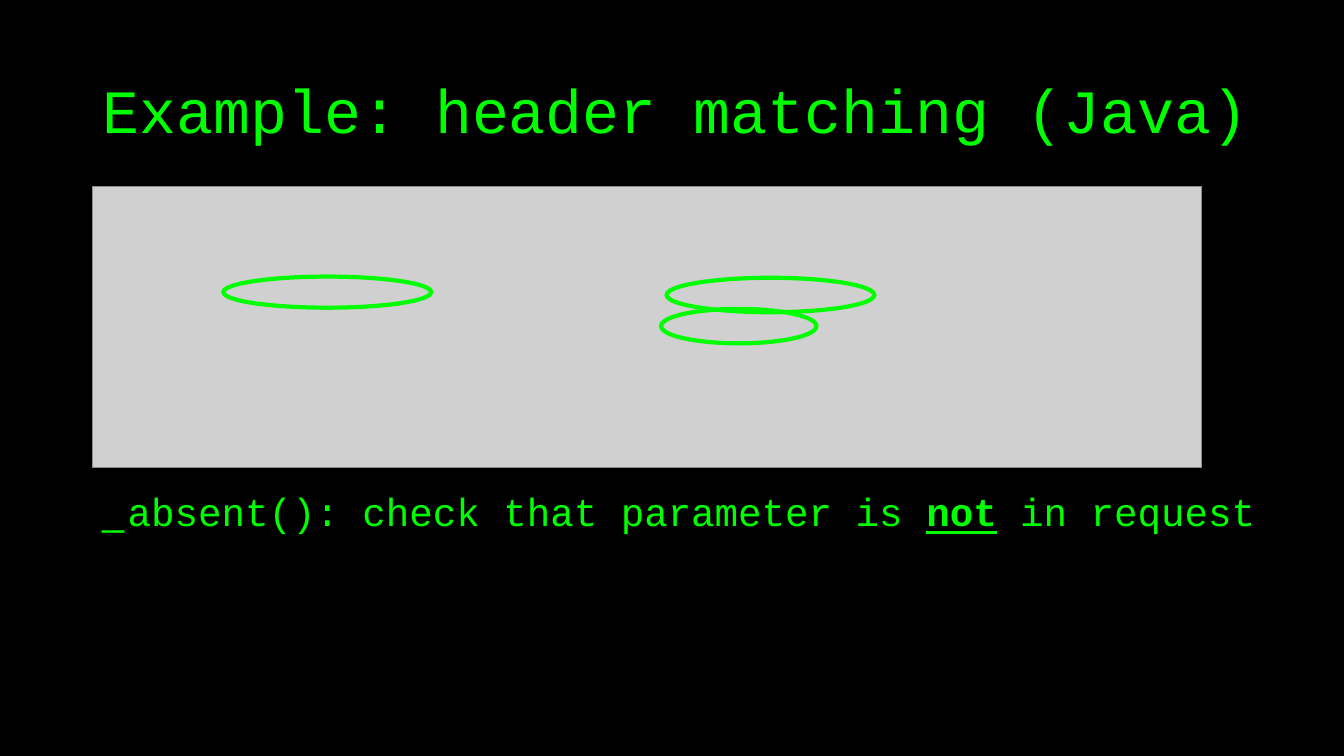
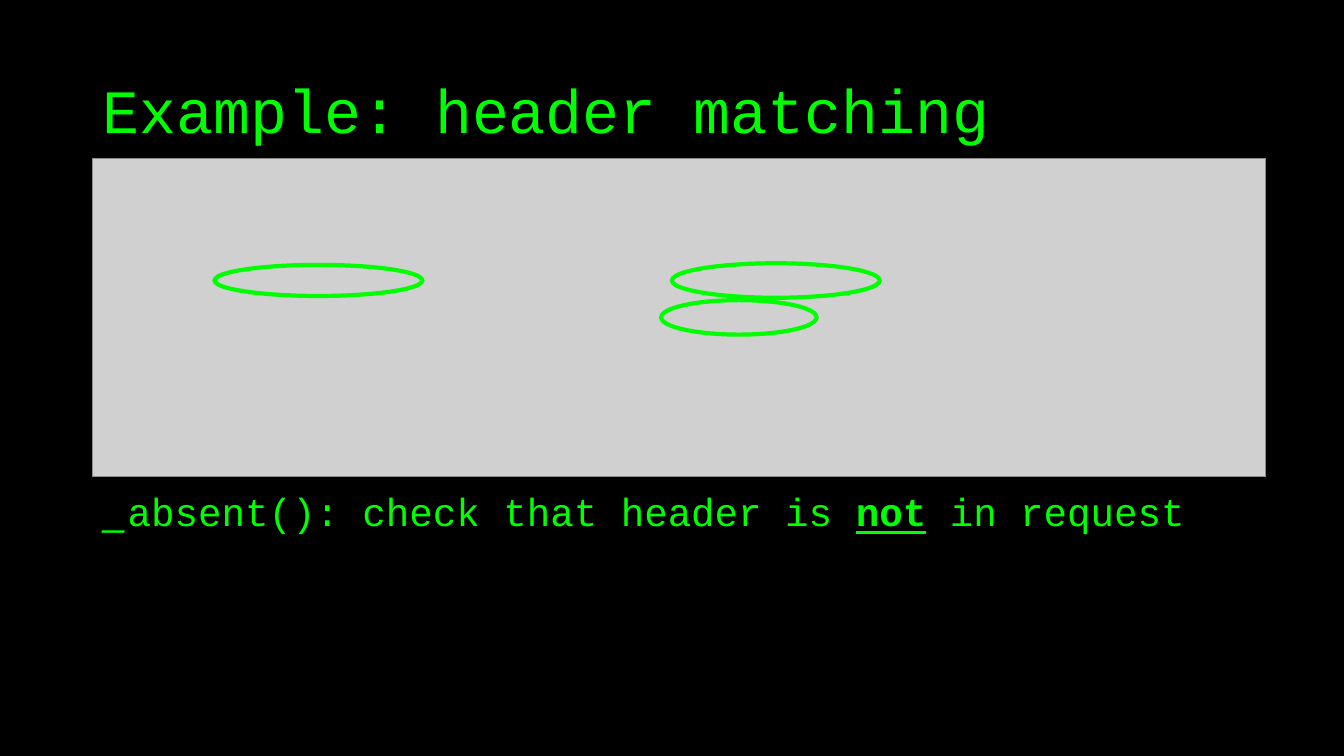
Before and after one commit to basdijkstra/wiremock-workshop, a slide deck: slide 29 of wiremock_workshop.pptx. Drawn at 1344x756 pixels with LibreOffice and Linux fonts; fonts in the diff are those of the drawing; grey boxes stand for pictures. Boxes give left, top, right and bottom in pixels: in the first picture for what was removed or moved away, otherwise in the second. Text is boxed around its words. In the diff, an @@ line names an element or a change of style, - is before the commit and + after.

```diff
--- a/wiremock_workshop.pptx
+++ b/wiremock_workshop.pptx
@@ title at (x1=102, y1=89, x2=990, y2=146): text changed @@
-Example: header matching (Java)
+Example: header matching
@@ picture resized from (x1=93, y1=187, x2=1203, y2=468) to (x1=93, y1=158, x2=1266, y2=477) @@
@@ ellipse moved from (x1=224, y1=276, x2=432, y2=308) to (x1=215, y1=265, x2=422, y2=296) @@
@@ ellipse moved from (x1=666, y1=278, x2=874, y2=313) to (x1=673, y1=263, x2=880, y2=297) @@
@@ ellipse moved from (x1=661, y1=309, x2=817, y2=343) to (x1=661, y1=300, x2=817, y2=335) @@
@@ text at (x1=128, y1=498, x2=1184, y2=534): text changed @@
-_ absent(): check that parameter is not in request
+_ absent(): check that header is not in request
```
Also in this commit, not shown: 25 other slides changed, 1 slide added, 7 slides removed, 2 other files.
